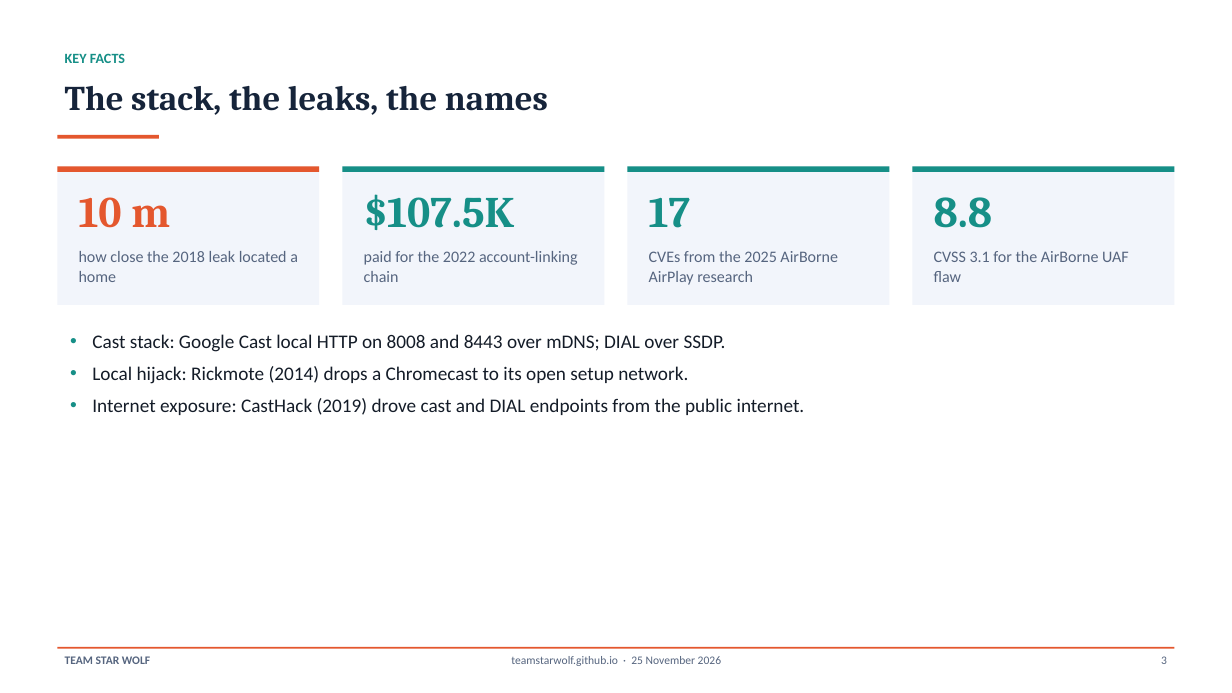
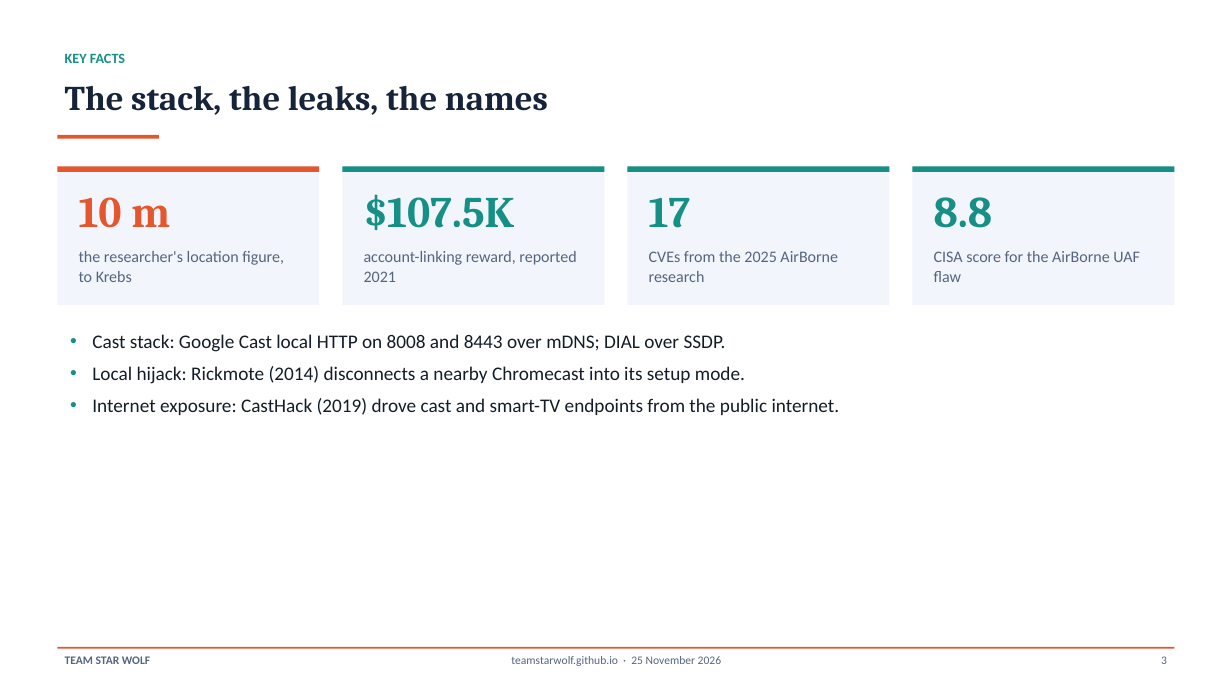
Before and after one commit to TeamStarWolf/TeamStarWolf, a slide deck: slide 3 of case-studies/slides/Casting_Home_Network_Case_Study.pptx. Drawn at 1232x693 pixels with LibreOffice and Linux fonts; fonts in the diff are those of the drawing. Boxes give left, top, right and bottom in pixels: in the first picture for what was removed or moved away, otherwise in the second. Text is boxed around its words. In the diff, an @@ line names an element or a change of style, - is before the commit and + after.

```diff
--- a/case-studies/slides/Casting_Home_Network_Case_Study.pptx
+++ b/case-studies/slides/Casting_Home_Network_Case_Study.pptx
@@ text at bbox=[79, 251, 284, 282]: text changed @@
-how close the 2018 leak located a home
+the researcher's location figure, to Krebs
@@ text at bbox=[364, 251, 576, 282]: text changed @@
-paid for the 2022 account-linking chain
+account-linking reward, reported 2021
@@ text at bbox=[649, 251, 838, 282]: text changed @@
-CVEs from the 2025 AirBorne AirPlay research
+CVEs from the 2025 AirBorne research
@@ text at bbox=[934, 251, 1140, 282]: text changed @@
-CVSS 3.1 for the AirBorne UAF flaw
+CISA score for the AirBorne UAF flaw
@@ text at bbox=[92, 366, 840, 415]: text changed @@
-• Local hijack: Rickmote (2014) drops a Chromecast to its open setup network.
-• Internet exposure: CastHack (2019) drove cast and DIAL endpoints from the public internet.
+• Local hijack: Rickmote (2014) disconnects a nearby Chromecast into its setup mode.
+• Internet exposure: CastHack (2019) drove cast and smart-TV endpoints from the public internet.
```
Also in this commit, not shown: 11 other slides changed, 12 other files.
